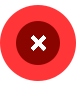
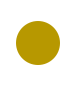
Layered file, before and after one edit (76px x 86px). Changes by layer:
hid "Layer 1", painted on it over (29, 33, 48, 52)
painted on "Ellipse 2" over (16, 21, 60, 65)
hid "Ellipse 1" over (0, 5, 76, 81)
